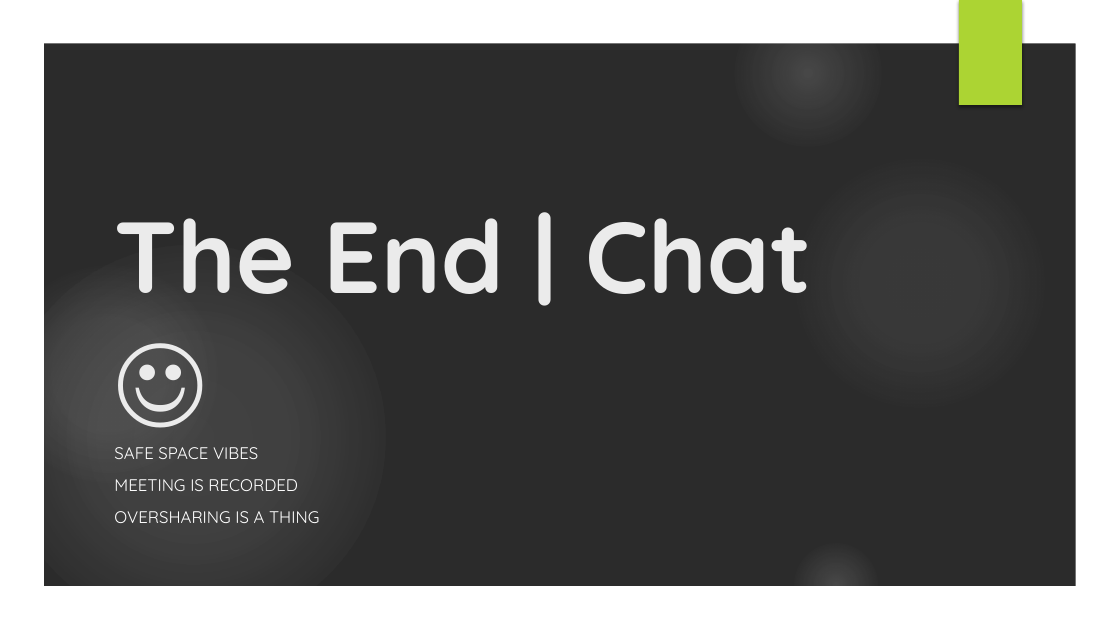
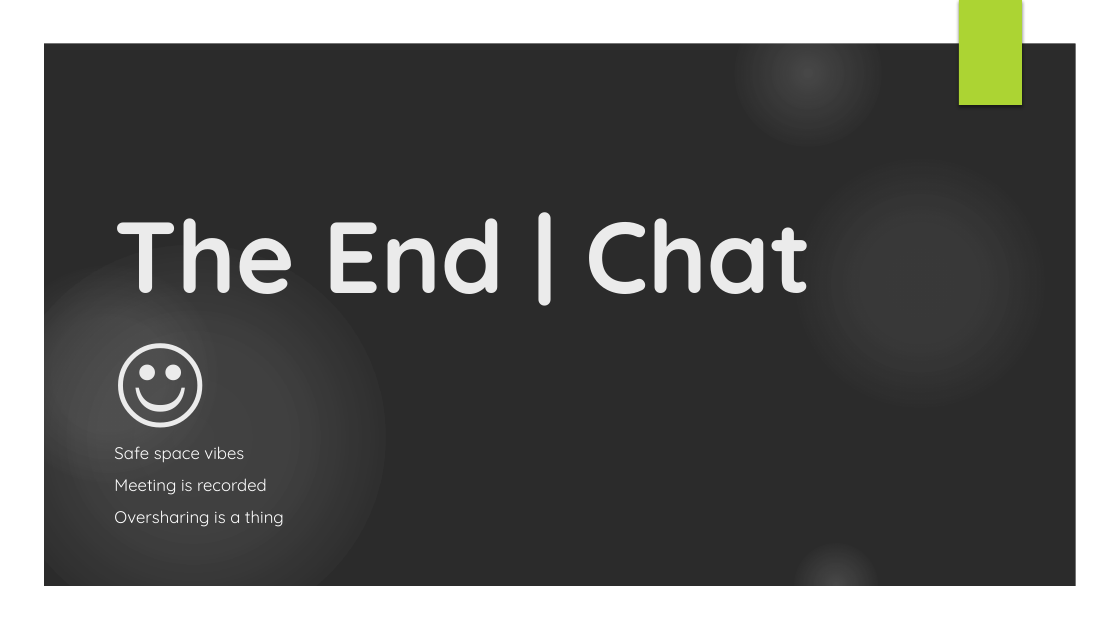
Before and after one commit to owenniblock/owenniblock, a slide deck: slide 38 of talks/id24 - ND Web Design.pptx. Drawn at 1120x630 pixels with LibreOffice and Linux fonts; fonts in the diff are those of the drawing; background and template pictures are left out; a plain dark background stands for a picture behind light text. Boxes give left, top, right and bottom in pixels: in the first picture for what was removed or moved away, otherwise in the second. Text is boxed around its words. In the diff, an @@ line names an element or a change of style, - is before the commit and + after.

```diff
--- a/talks/id24 - ND Web Design.pptx
+++ b/talks/id24 - ND Web Design.pptx
@@ subtitle at box(114, 446, 284, 527): text changed @@
-SAFE SPACE VIBES
-MEETING IS RECORDED
-OVERSHARING IS A THING
+Safe space vibes
+Meeting is recorded
+Oversharing is a thing
```
Also in this commit, not shown: 21 other slides changed.
